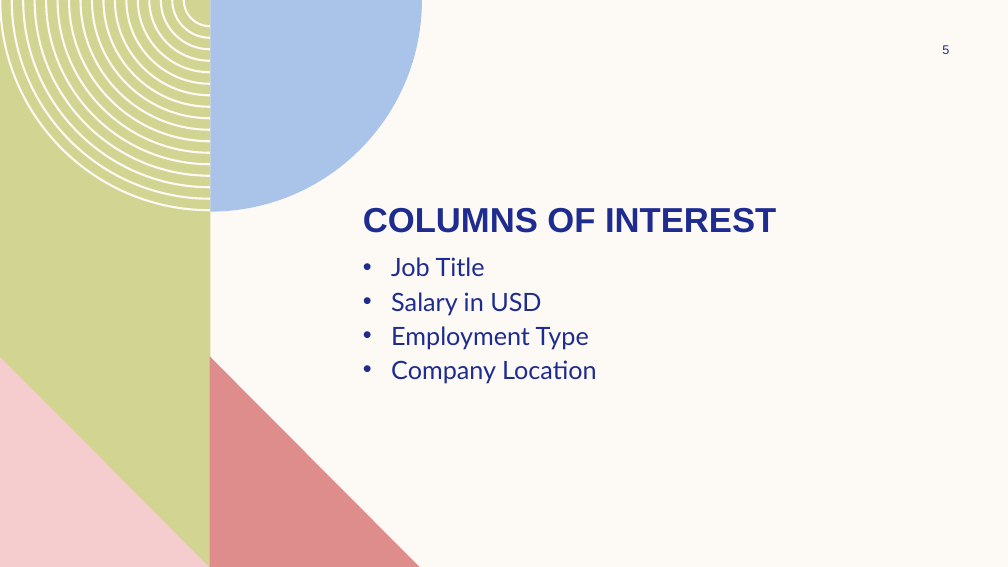
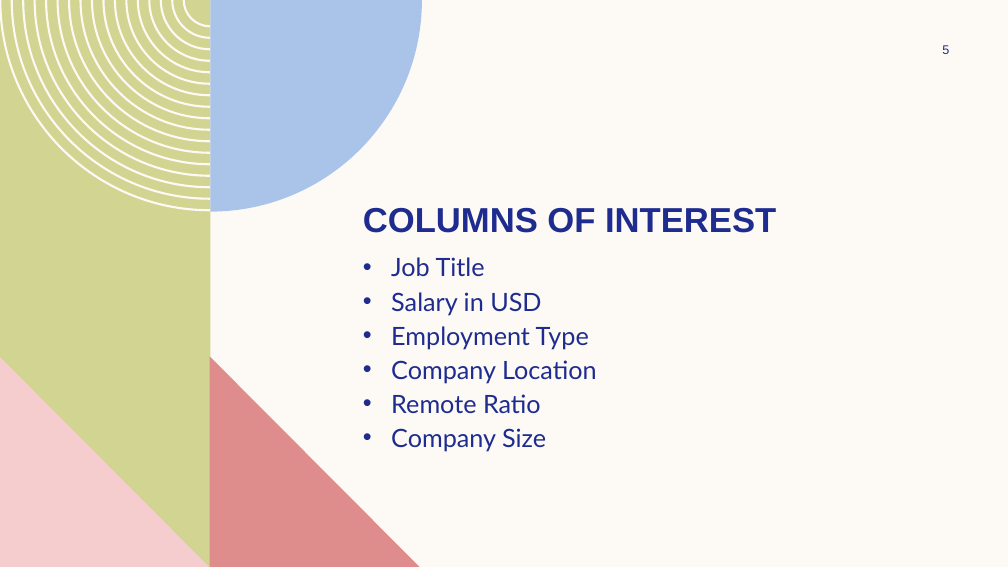
Before and after one commit to joshlynj/ds_salaries, a slide deck: slide 5 of powerpoint/Data Science Salaries from 2022-2023 pt2.pptx. Drawn at 1008x567 pixels with LibreOffice and Linux fonts; fonts in the diff are those of the drawing. Boxes give left, top, right and bottom in pixels: in the first picture for what was removed or moved away, otherwise in the second. Text is boxed around its words. In the diff, an @@ line names an element or a change of style, - is before the commit and + after.

```diff
--- a/powerpoint/Data Science Salaries from 2022-2023 pt2.pptx
+++ b/powerpoint/Data Science Salaries from 2022-2023 pt2.pptx
@@ text at (x1=391, y1=394, x2=546, y2=451): paragraphs added @@
+• Remote Ratio
+• Company Size
```
Also in this commit, not shown: 2 other slides changed, 1 slide added, 1 slide removed.
